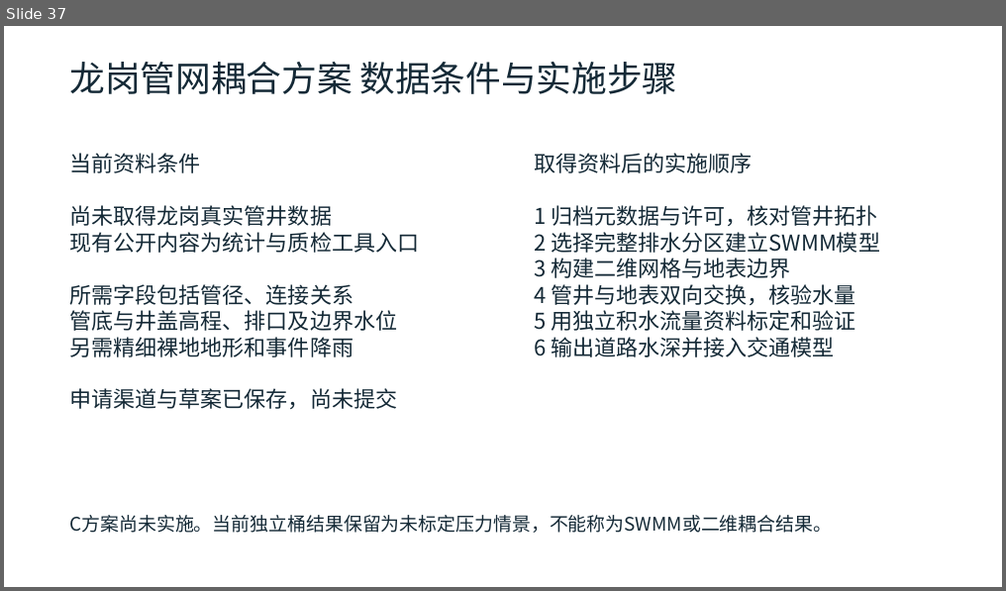
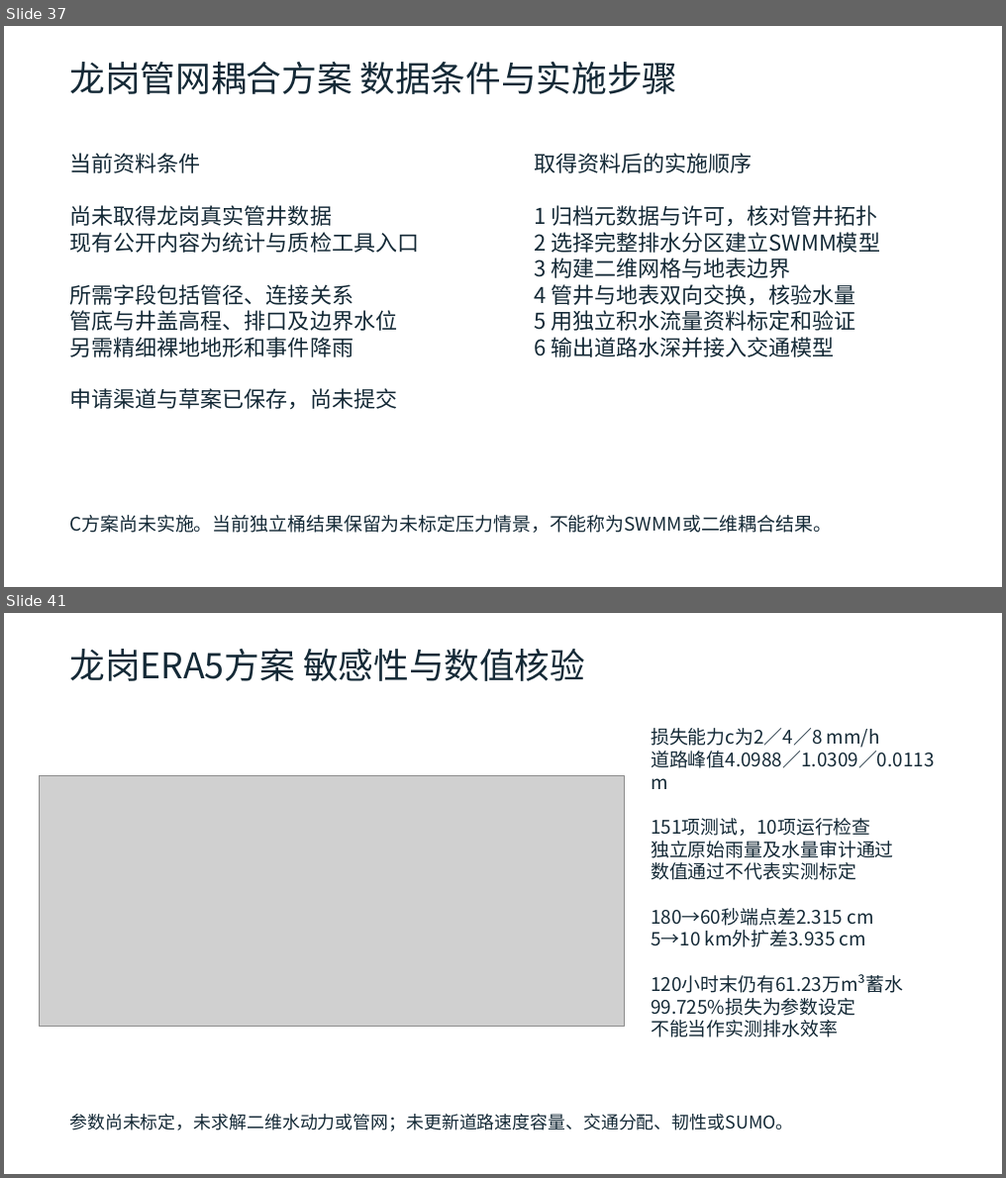
Before and after one commit to zhzhzh666/jiaotong, a slide deck: docs/deliverables/开题与阶段进展汇报.pptx. Shown one above the other, each under a label of ours: slide 37 before the commit, slides 37 and 41 after it; the slides between them are not shown. The pictures are 1006x591 and 1006x1178 pixels, drawn with LibreOffice and Linux fonts; fonts in the diff are those of the drawing; grey boxes stand for pictures. Boxes give left, top, right and bottom in pixels: in the first picture for what was removed or moved away, otherwise in the second. Text is boxed around its words. In the diff, an @@ line names an element or a change of style, - is before the commit and + after.

```diff
--- a/docs/deliverables/开题与阶段进展汇报.pptx
+++ b/docs/deliverables/开题与阶段进展汇报.pptx
@@ slide 41 added at box(4, 613, 1002, 1174), background #FFFFFF @@
@@ text added at box(69, 649, 585, 681), 34 pt, text #142936 @@
+龙岗ERA5方案 敏感性与数值核验
@@ text added at box(650, 728, 934, 1038), 18 pt, text #142936 @@
+损失能力c为2／4／8 mm/h
+道路峰值4.0988／1.0309／0.0113 m
+151项测试，10项运行检查
+独立原始雨量及水量审计通过
+数值通过不代表实测标定
+180→60秒端点差2.315 cm
+5→10 km外扩差3.935 cm
+120小时末仍有61.23万m³蓄水
+99.725%损失为参数设定
+不能当作实测排水效率
@@ picture added at box(40, 776, 624, 1027) @@
@@ text added at box(69, 1114, 793, 1132), 17 pt, text #142936 @@
+参数尚未标定，未求解二维水动力或管网；未更新道路速度容量、交通分配、韧性或SUMO。
```
Also in this commit, not shown: 9 slides changed, 3 other slides added, 16 other files.
